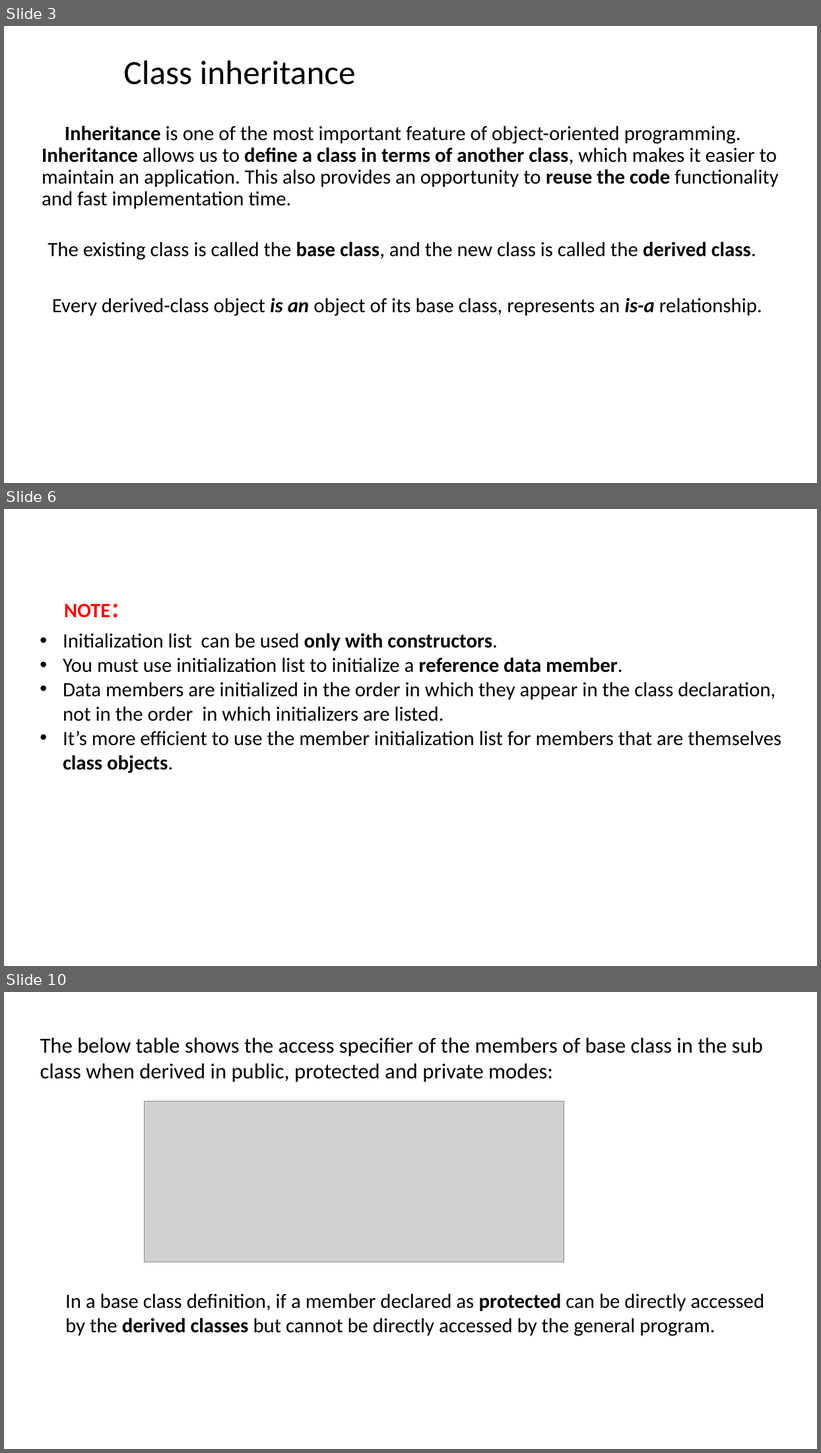
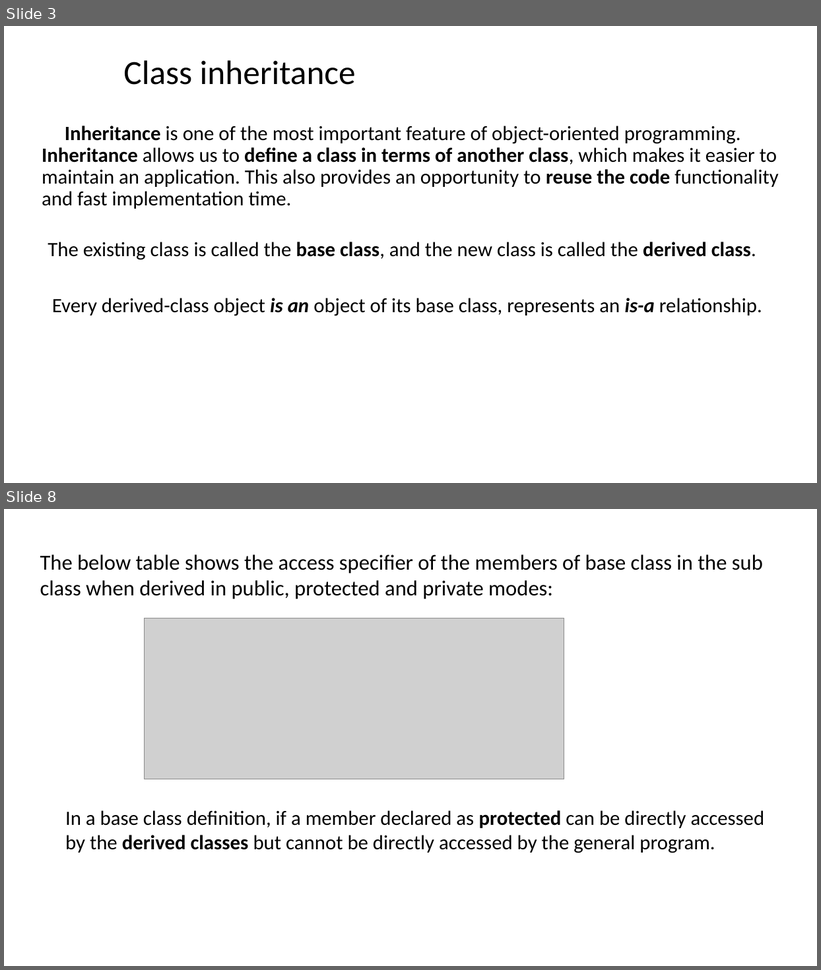
Before and after one commit to ShiqiYu/CPP, a slide deck: week12/Lab12.pptx. Shown one above the other, each under a label of ours: slides 3, 6 and 10 before the commit, slides 3 and 8 after it; the slides between them are not shown. The pictures are 821x1453 and 821x970 pixels, drawn with LibreOffice and Linux fonts; fonts in the diff are those of the drawing; grey boxes stand for pictures; background and template pictures are left out. Boxes give left, top, right and bottom in pixels: in the first picture for what was removed or moved away, otherwise in the second. Text is boxed around its words. In the diff, an @@ line names an element or a change of style, - is before the commit and + after.

```diff
--- a/week12/Lab12.pptx
+++ b/week12/Lab12.pptx
@@ slide 6 removed at [4,509,817,966], background #FFFFFF @@
@@ text removed at [64,603,131,618] @@
-NOTE：
@@ text removed at [63,633,781,774] @@
-• Initialization list can be used only with constructors.
-• You must use initialization list to initialize a reference data member.
-• Data members are initialized in the order in which they appear in the class declaration, not in the order in which initializers are listed.
-• It’s more efficient to use the member initialization list for members that are themselves class objects.
@@ what was slide 10 is now slide 8 @@
```
Also in this commit, not shown: 7 slides changed, 3 slides added, 5 other slides removed.
